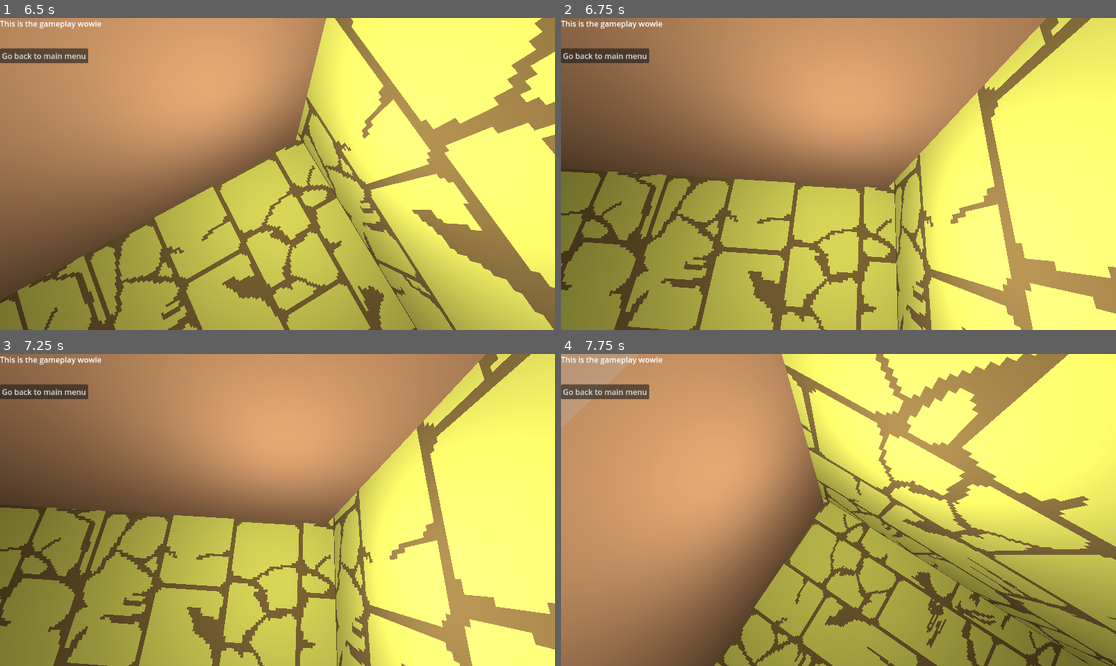
Above: before the commit, frames 1-4 (two rows, left to right).
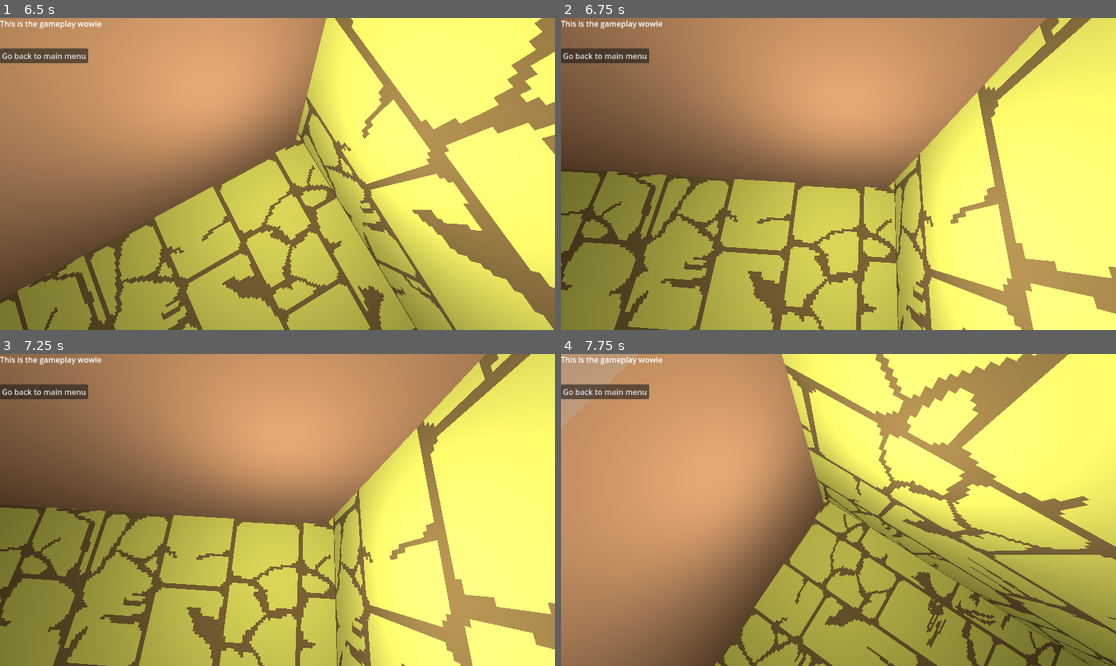
Above: after the commit, the same moments.

Repository: AnsonRutherford/LD57
Game: Godot game, scene res://Scenes/ramp_puzzle.tscn
Same seed, same stepped clock (60 frames per second), same inputs: the game is played once before the commit and once after it. This scene is started directly instead of the project's main scene. The engine's default icon, where the game draws it, is replaced by a stand-in: a white triangle on a blue panel in a dark square.
Inputs (mouse positions are in pixels of both pictures, inside the frame that each line leads up to):
- Up to frame 1 (6.5 s): click "Go To Gameplay" at 0.5 s; move the mouse to (305, 174) at 1.27 s; hold W (up) from 1.28 s (still down); click (305, 174) at 1.35 s; tap Space (jump) at 1.52, 2.27, 3.77, 4.52, 5.27 s; move the mouse to (249, 174) at 2.02 s; click (249, 174) at 2.1 s; move the mouse to (288, 167) at 2.77 s; right-click (288, 167) at 2.85 s; click (288, 167) at 3.05 s; tap Enter at 3.5 s; move the mouse to (271, 180) at 3.52 s; tap Shift (run) at 3.6 s; click (271, 180) at 3.8 s; move the mouse to (316, 177) at 4.27 s; click (316, 177) at 4.35 s; move the mouse to (233, 170) at 5.02 s; click (233, 170) at 5.1 s; move the mouse to (283, 174) at 5.77 s; right-click (283, 174) at 5.85 s; click (283, 174) at 6.05 s
- Up to frame 2 (6.75 s): move the mouse to (816, 167) at 6.52 s; release W (up) at 6.53 s; hold D (right) from 6.53 s (still down); tap Shift (run) at 6.6 s
- Up to frame 3 (7.25 s): keep holding D (right); tap Space (jump) at 6.77 s; click (255, 503) at 6.8 s
- Up to frame 4 (7.75 s): move the mouse to (866, 510) at 7.27 s; release D (right) at 7.28 s; hold W (up) from 7.28 s (still down); click (866, 510) at 7.35 s; tap Space (jump) at 7.52 s

Frame 1 is identical in both runs. In frame 2, 0.3% of the frame differs, in the area x 0-100%, y 0-100%; in frame 3, 0.2%; in frame 4, less than 0.1%.

Commit message:
dart boards

Diff:
--- /dev/null
+++ b/Scenes/dart_board.gd
@@ -0,0 +1,19 @@
+extends Node3D
+
+var is_hit := false
+
+# Called when the node enters the scene tree for the first time.
+func _ready() -> void:
+	pass # Replace with function body.
+
+
+# Called every frame. 'delta' is the elapsed time since the previous frame.
+func _process(delta: float) -> void:
+	pass
+
+func hit():
+	if is_hit:
+		return
+	print("dartboard is hit")
+	is_hit = true
+	$Sprite3D.modulate = Color("red")
--- /dev/null
+++ b/Scenes/dart_board.tscn
@@ -0,0 +1,21 @@
+[gd_scene load_steps=4 format=3 uid="uid://depyfmd5t3sgb"]
+
+[ext_resource type="Texture2D" uid="uid://brahchytmjufc" path="res://icon.svg" id="1_1gutt"]
+[ext_resource type="Script" uid="uid://cwga3xhfse0xk" path="res://Scenes/dart_board.gd" id="1_gfjp1"]
+
+[sub_resource type="BoxShape3D" id="BoxShape3D_1gutt"]
+size = Vector3(1, 1, 0.185)
+
+[node name="DartBoard" type="Node3D"]
+script = ExtResource("1_gfjp1")
+
+[node name="Sprite3D" type="Sprite3D" parent="."]
+texture = ExtResource("1_1gutt")
+
+[node name="Area3D" type="Area3D" parent="."]
+collision_layer = 16
+collision_mask = 0
+
+[node name="CollisionShape3D" type="CollisionShape3D" parent="Area3D"]
+transform = Transform3D(1, 0, 0, 0, 1, 0, 0, 0, 1, 0, 0, 0.1)
+shape = SubResource("BoxShape3D_1gutt")
--- a/Scenes/dart_puzzle.tscn
+++ b/Scenes/dart_puzzle.tscn
@@ -1,7 +1,8 @@
-[gd_scene load_steps=3 format=3 uid="uid://be1ony6j0aaqk"]
+[gd_scene load_steps=4 format=3 uid="uid://be1ony6j0aaqk"]
 
 [ext_resource type="Material" uid="uid://bh213bu1m3npl" path="res://Materials/brick.tres" id="1_8f8qx"]
 [ext_resource type="PackedScene" uid="uid://cxwdrbb3xtufd" path="res://Scenes/Interactables/item_pillar.tscn" id="2_dy40a"]
+[ext_resource type="PackedScene" uid="uid://depyfmd5t3sgb" path="res://Scenes/dart_board.tscn" id="3_j836n"]
 
 [node name="DartPuzzle" type="Node3D"]
 
@@ -17,9 +18,9 @@
 size = Vector3(46.4834, 42, 29)
 
 [node name="CSGBox3D2" type="CSGBox3D" parent="CSGCombiner3D"]
-transform = Transform3D(2.27934, 0, 0, 0, 1, 0, 0, 0, 2.08399, -13, 5.5, -7)
+transform = Transform3D(2.27934, 0, 0, 0, 1, 0, 0, 0, 2.08399, -13, 5.5, 6.54594)
 operation = 2
-size = Vector3(25, 10, 27)
+size = Vector3(25, 10, 14)
 
 [node name="CSGBox3D3" type="CSGBox3D" parent="CSGCombiner3D"]
 transform = Transform3D(1, 0, 0, 0, 1, 0, 0, 0, 1, 22.2189, 3.5, 17.3541)
@@ -49,3 +50,15 @@
 [node name="ItemPillar" parent="." instance=ExtResource("2_dy40a")]
 transform = Transform3D(1, 0, 0, 0, 1, 0, 0, 0, 1, 13.6089, 1.5, 14.3696)
 held_item = 7
+
+[node name="ItemPillar2" parent="." instance=ExtResource("2_dy40a")]
+transform = Transform3D(1, 0, 0, 0, 1, 0, 0, 0, 1, -40.3911, 1.5, 14.3696)
+
+[node name="DartBoard" parent="." instance=ExtResource("3_j836n")]
+transform = Transform3D(1, 0, 0, 0, 1, 0, 0, 0, 1, -15.338, 5.18537, -8.00688)
+
+[node name="DartBoard2" parent="." instance=ExtResource("3_j836n")]
+transform = Transform3D(1, 0, 0, 0, 1, 0, 0, 0, 1, -8.33795, 5.18537, -8.00688)
+
+[node name="DartBoard3" parent="." instance=ExtResource("3_j836n")]
+transform = Transform3D(1, 0, 0, 0, 1, 0, 0, 0, 1, -12.338, 8.18537, -8.00688)
--- a/Scenes/throwing_dart.gd
+++ b/Scenes/throwing_dart.gd
@@ -1,8 +1,9 @@
 extends Node3D
 
 @onready var towards_point = $Marker3D
+@onready var area = $Area3D
 
-const SPEED: float = 10.0
+const SPEED: float = 30.0
 
 # Called when the node enters the scene tree for the first time.
 func _ready() -> void:
@@ -12,3 +13,15 @@
 func _process(delta: float) -> void:
 	var direction: Vector3 = towards_point.global_position - global_position
 	position += direction.normalized() * delta * SPEED
+	rotation.x -= 1.0 * delta
+
+	if area.has_overlapping_areas():
+		print("dart hit")
+		for board in area.get_overlapping_areas():
+			board.get_parent().hit()
+	if area.has_overlapping_bodies():
+		destroy()
+
+func destroy():
+	print("dart hit wall")
+	queue_free()
--- a/Scenes/throwing_dart.tscn
+++ b/Scenes/throwing_dart.tscn
@@ -1,7 +1,9 @@
-[gd_scene load_steps=3 format=3 uid="uid://ds65umq0kfrqy"]
+[gd_scene load_steps=4 format=3 uid="uid://ds65umq0kfrqy"]
 
 [ext_resource type="PackedScene" uid="uid://sdb7jakfqgyy" path="res://models/dart.glb" id="1_gbk23"]
 [ext_resource type="Script" uid="uid://rhl6d3p3o532" path="res://Scenes/throwing_dart.gd" id="1_n6y3u"]
+
+[sub_resource type="BoxShape3D" id="BoxShape3D_n6y3u"]
 
 [node name="ThrowingDart" type="Node3D"]
 script = ExtResource("1_n6y3u")
@@ -10,3 +12,10 @@
 
 [node name="Marker3D" type="Marker3D" parent="."]
 transform = Transform3D(1, 0, 0, 0, 1, 0, 0, 0, 1, 0, 0, -2)
+
+[node name="Area3D" type="Area3D" parent="."]
+collision_layer = 0
+collision_mask = 17
+
+[node name="CollisionShape3D" type="CollisionShape3D" parent="Area3D"]
+shape = SubResource("BoxShape3D_n6y3u")
--- a/assets/Player.tscn
+++ b/assets/Player.tscn
@@ -6,6 +6,7 @@
 [ext_resource type="ArrayMesh" uid="uid://bg0mfdlq2cq8c" path="res://assets/ramp-gem-green_Cylinder.res" id="3_h0t6j"]
 [ext_resource type="ArrayMesh" uid="uid://g8tn2n1q21rh" path="res://assets/ramp-gem-red_Cylinder.res" id="4_ko4v8"]
 [ext_resource type="ArrayMesh" uid="uid://bf41p27w502pv" path="res://assets/ramp-gem-blue_Cylinder.res" id="5_8yuhy"]
+[ext_resource type="ArrayMesh" uid="uid://dh82cvddwy7v2" path="res://assets/dart_Cylinder_001.res" id="7_h0t6j"]
 
 [sub_resource type="CapsuleShape3D" id="CapsuleShape3D_xhfnw"]
 radius = 0.4
@@ -44,32 +45,43 @@
 
 [node name="PlaceHolder" type="MeshInstance3D" parent="Camera3D/HeldItems"]
 unique_name_in_owner = true
+visible = false
 mesh = SubResource("CylinderMesh_xhfnw")
 
 [node name="HotCold" type="MeshInstance3D" parent="Camera3D/HeldItems"]
 unique_name_in_owner = true
 transform = Transform3D(0.5, 0, 0, 0, 0.5, 0, 0, 0, 0.5, 0, 0, 0)
+visible = false
 mesh = ExtResource("2_h0t6j")
 
 [node name="Mirror" type="MeshInstance3D" parent="Camera3D/HeldItems"]
 unique_name_in_owner = true
 transform = Transform3D(0.105655, 0, 0.226577, -0.0393447, 0.246202, 0.0183467, -0.223135, -0.043412, 0.104049, 0, 0, 0)
+visible = false
 mesh = ExtResource("2_3s7hn")
 
 [node name="GreenGem" type="MeshInstance3D" parent="Camera3D/HeldItems"]
 unique_name_in_owner = true
 transform = Transform3D(-0.642788, 0, -0.766044, 0, 1, 0, 0.766044, 0, -0.642788, 0, 0, -0.14072)
+visible = false
 mesh = ExtResource("3_h0t6j")
 
 [node name="RedGem" type="MeshInstance3D" parent="Camera3D/HeldItems"]
 unique_name_in_owner = true
 transform = Transform3D(-0.642788, -0.766044, 3.34849e-08, 4.98603e-16, -4.37114e-08, -1, 0.766044, -0.642788, 2.80971e-08, 0, 0, -0.14072)
+visible = false
 mesh = ExtResource("4_ko4v8")
 
 [node name="BlueGem" type="MeshInstance3D" parent="Camera3D/HeldItems"]
 unique_name_in_owner = true
 transform = Transform3D(-0.642788, 0, -0.766044, 0, 1, 0, 0.766044, 0, -0.642788, 0, 0, -0.14072)
+visible = false
 mesh = ExtResource("5_8yuhy")
+
+[node name="Dart" type="MeshInstance3D" parent="Camera3D/HeldItems"]
+unique_name_in_owner = true
+transform = Transform3D(1, 0, 0, 0, 0.939693, -0.34202, 0, 0.34202, 0.939693, 0, 0.14, -0.325)
+mesh = ExtResource("7_h0t6j")
 
 [node name="OmniLight3D" type="OmniLight3D" parent="."]
 
--- a/player.gd
+++ b/player.gd
@@ -12,6 +12,7 @@
 @onready var held_item_meshes: Node3D = $Camera3D/HeldItems
 
 var dart_scene: PackedScene = preload("res://Scenes/throwing_dart.tscn")
+var dart_cd: float = 1.0
 
 func _ready() -> void:
 	Globals.player = self
@@ -32,6 +33,7 @@
 		held_item.material_override = new_mat
 
 func _physics_process(delta: float) -> void:
+	dart_cd -= delta
 	# Add the gravity.
 	if not is_on_floor():
 		velocity += get_gravity() * delta
@@ -86,12 +88,17 @@
 			mesh.material_override.albedo_color = Color(1, 1, 1, .4)
 
 	if held_item == HELD_ITEM.DART:
-		if Input.is_action_just_pressed("interact"):
+		if Input.is_action_just_pressed("interact") && dart_cd < 0:
 			print("throwing dart")
 			var dart: Node3D = dart_scene.instantiate()
 			Globals.add_child(dart)
-			dart.global_position = global_position
+			dart.global_position = $%Dart.global_position
 			dart.global_rotation = camera.global_rotation
+			dart_cd = 1.0
+			$%Dart.visible = false
+			await get_tree().create_timer(1).timeout
+			if held_item == HELD_ITEM.DART:
+				$%Dart.visible = true
 
 func handle_hold_item(item: HELD_ITEM) -> void:
 	print("holding ", item)
@@ -109,6 +116,8 @@
 			$%BlueGem.visible = true
 		HELD_ITEM.RED_GEM:
 			$%RedGem.visible = true
+		HELD_ITEM.DART:
+			$%Dart.visible = true
 
 func lose_held_item() -> void:
 	print("no longer holding item")
--- a/project.godot
+++ b/project.godot
@@ -98,6 +98,7 @@
 3d_physics/layer_2="Interactable"
 3d_physics/layer_3="Player"
 3d_physics/layer_4="HotCold"
+3d_physics/layer_5="dartboard"
 
 [physics]
 
Not shown, added: Scenes/dart_board.gd.uid
Not shown: 1 places in assets/Player.tscn that only renumber resources
